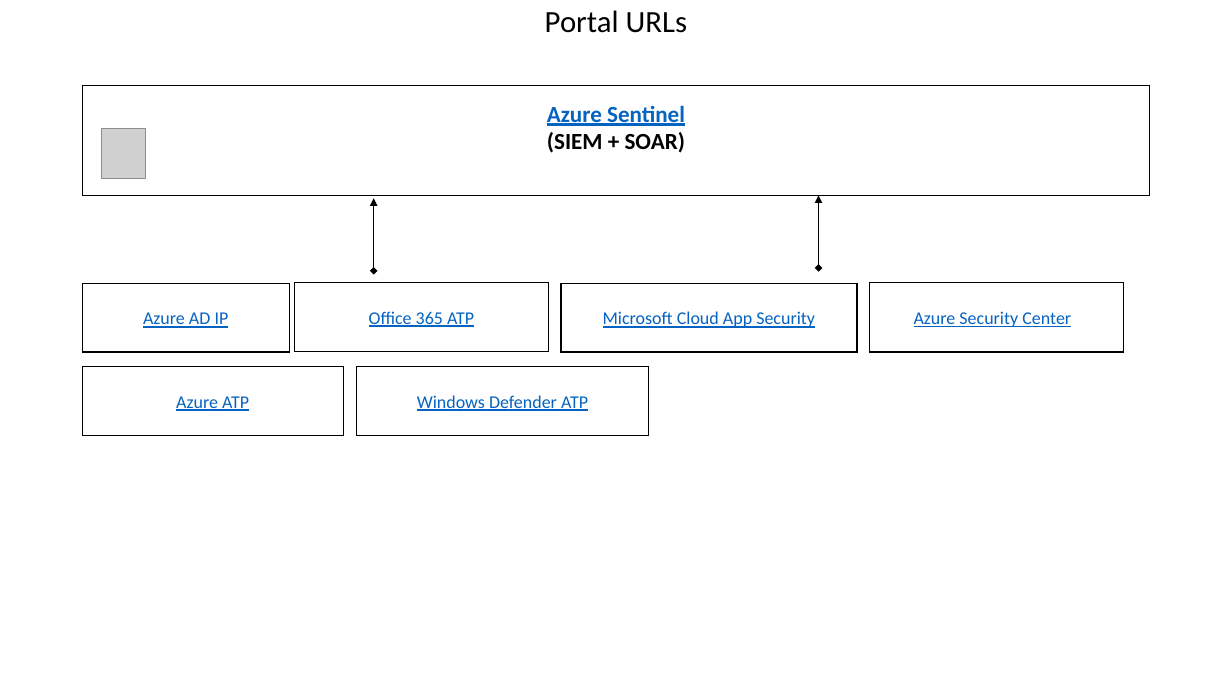
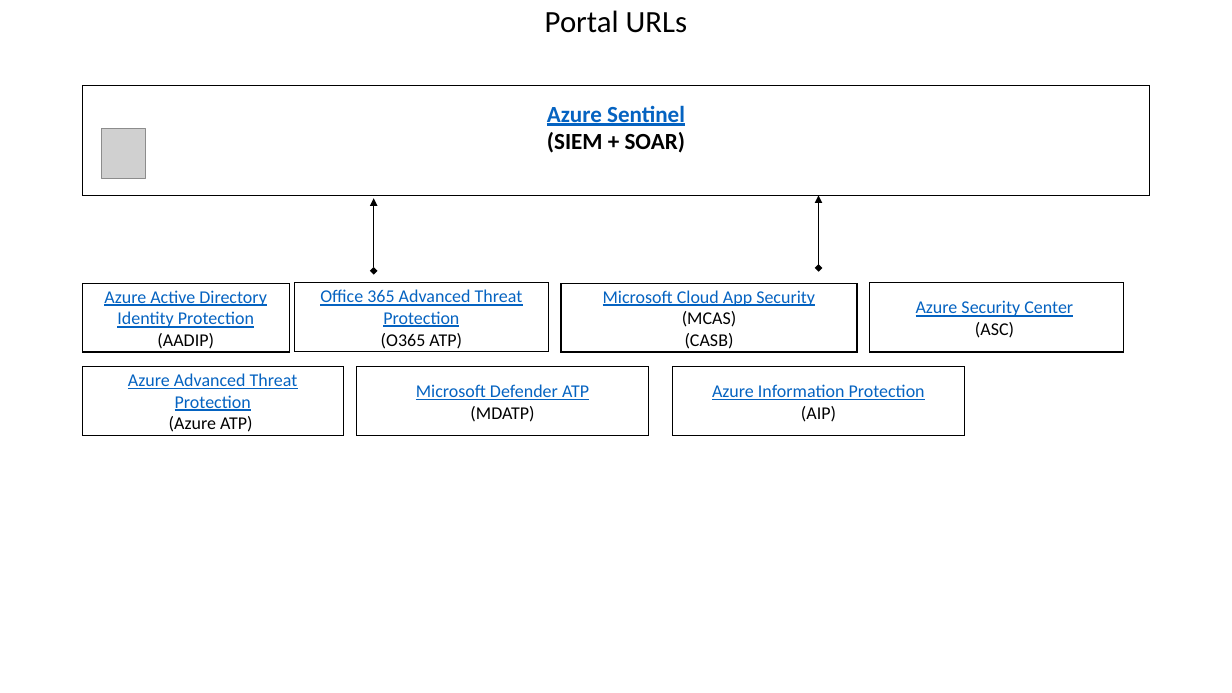
Before and after one commit to swiftsolves-msft/decks, a slide deck: slide 1 of MicrosoftSecurityPortalsandFree.pptx. Drawn at 1232x693 pixels with LibreOffice and Linux fonts; fonts in the diff are those of the drawing; grey boxes stand for pictures. Boxes give left, top, right and bottom in pixels: in the first picture for what was removed or moved away, otherwise in the second. Text is boxed around its words. In the diff, an @@ line names an element or a change of style, - is before the commit and + after.

```diff
--- a/MicrosoftSecurityPortalsandFree.pptx
+++ b/MicrosoftSecurityPortalsandFree.pptx
@@ text in rectangle at bbox=[104, 290, 267, 349]: text changed @@
-Azure AD IP
+Azure Active Directory Identity Protection
+(AADIP)
@@ text in rectangle at bbox=[320, 289, 523, 349]: text changed @@
-Office 365 ATP
+Office 365 Advanced Threat Protection
+(O365 ATP)
@@ text in rectangle at bbox=[682, 311, 737, 349]: paragraphs added @@
+(MCAS)
+(CASB)
@@ text in rectangle at bbox=[975, 322, 1014, 338]: paragraph added @@
+(ASC)
@@ text in rectangle at bbox=[128, 373, 298, 432]: text changed @@
-Azure ATP
+Azure Advanced Threat Protection
+(Azure ATP)
@@ text in rectangle at bbox=[416, 384, 589, 422]: text changed @@
-Windows Defender ATP
+Microsoft Defender ATP
+(MDATP)
@@ rectangle added at bbox=[673, 367, 965, 436], fill #FFFFFF, outline #000000 1 pt, 14 pt, text #0563C1, underline @@
+Azure Information Protection
+(AIP)
```
Also in this commit, not shown: 1 other slide changed.
